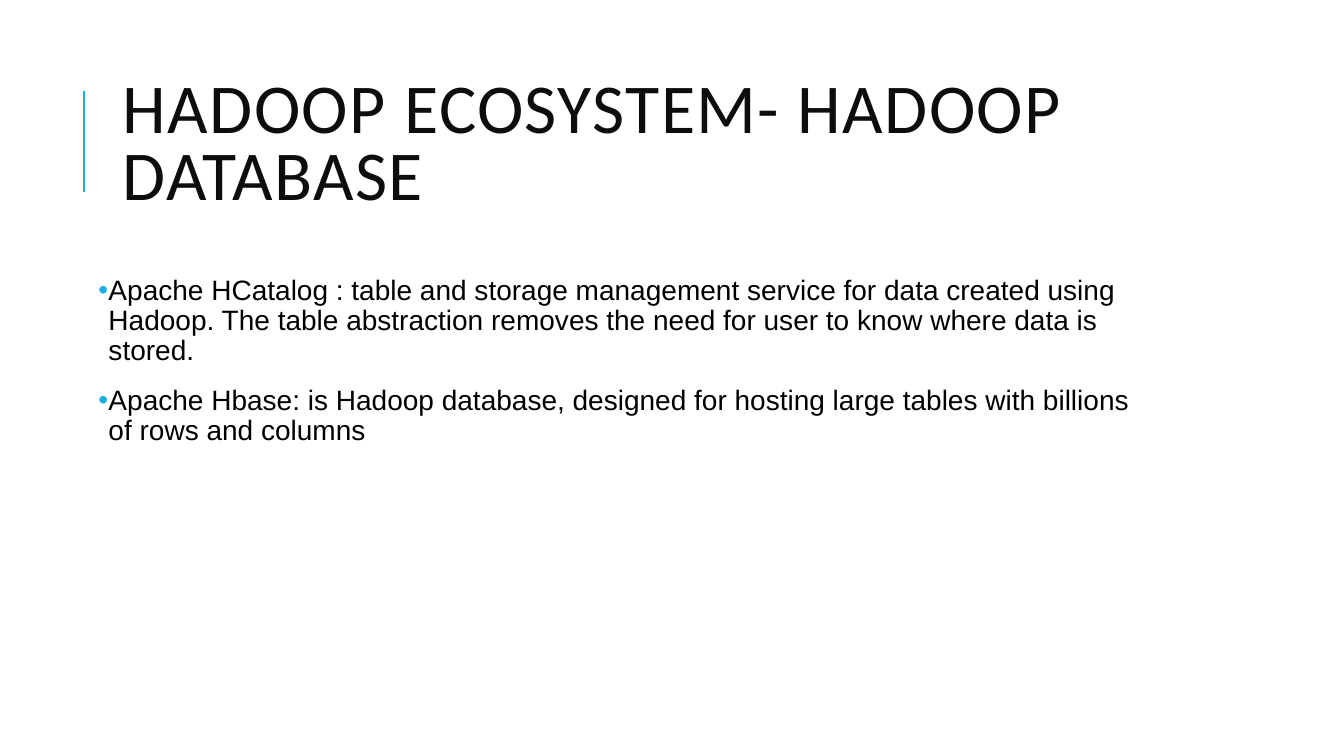
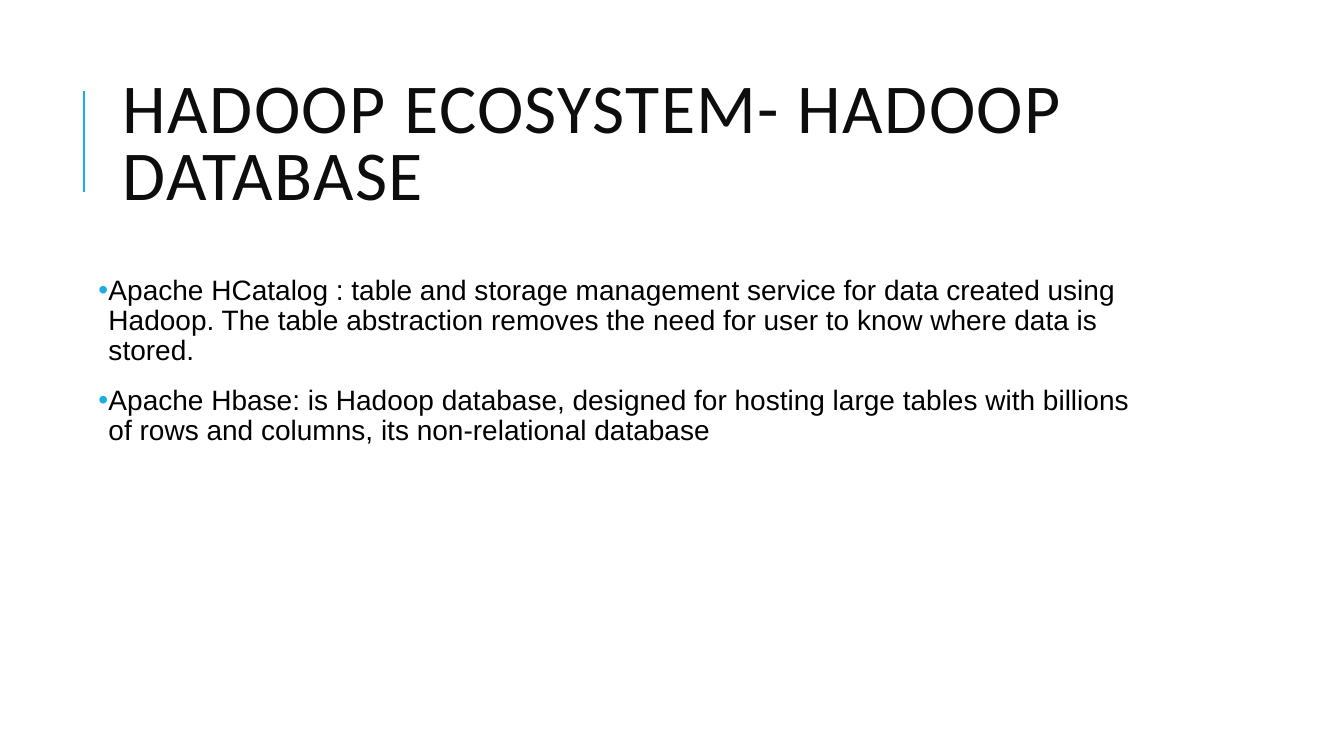
Before and after one commit to dsjili/eecs4314, a slide deck: slide 37 of assignment1_compiled.pptx. Drawn at 1344x756 pixels with LibreOffice and Linux fonts; fonts in the diff are those of the drawing. Boxes give left, top, right and bottom in pixels: in the first picture for what was removed or moved away, otherwise in the second. Text is boxed around its words. In the diff, an @@ line names an element or a change of style, - is before the commit and + after.

```diff
--- a/assignment1_compiled.pptx
+++ b/assignment1_compiled.pptx
@@ text at (98,389,1129,444): text changed @@
-• Apache Hbase: is Hadoop database, designed for hosting large tables with billions of rows and columns
+• Apache Hbase: is Hadoop database, designed for hosting large tables with billions of rows and columns, its non-relational database
```
Also in this commit, not shown: 8 other slides changed, 1 other file.
